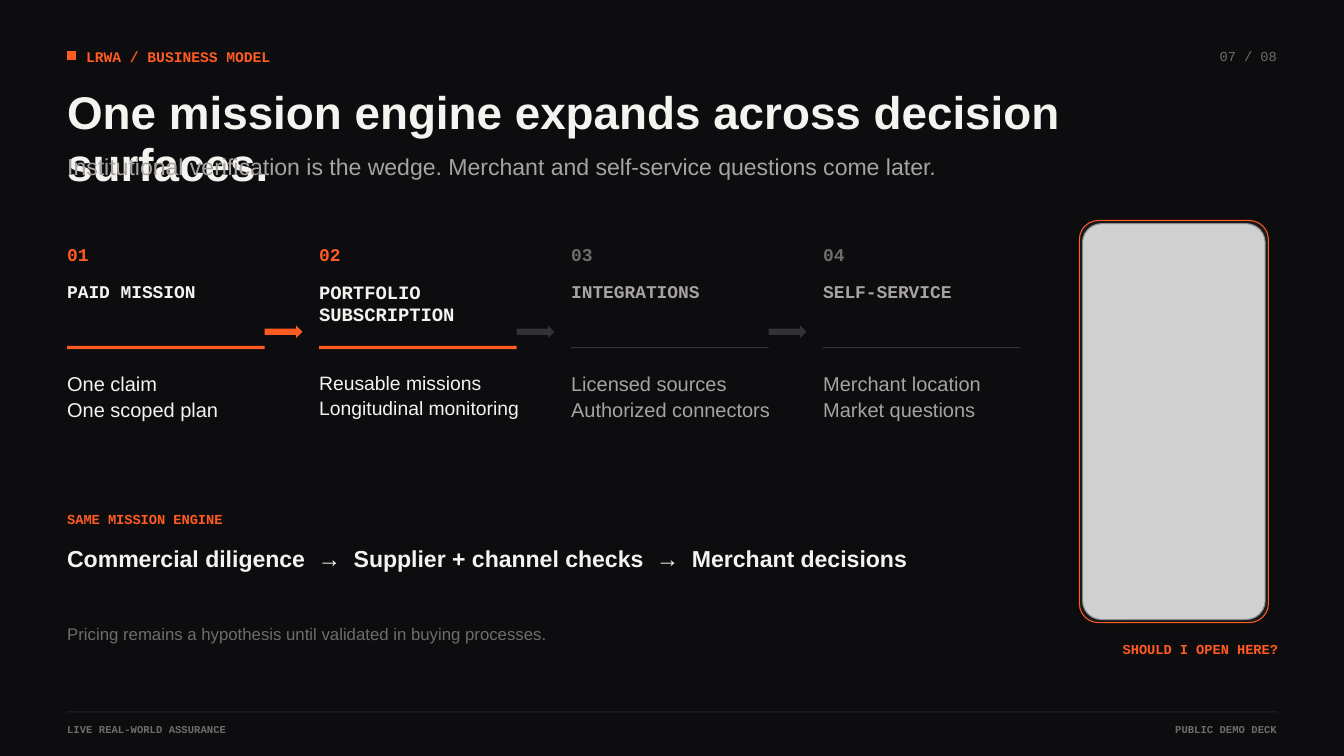
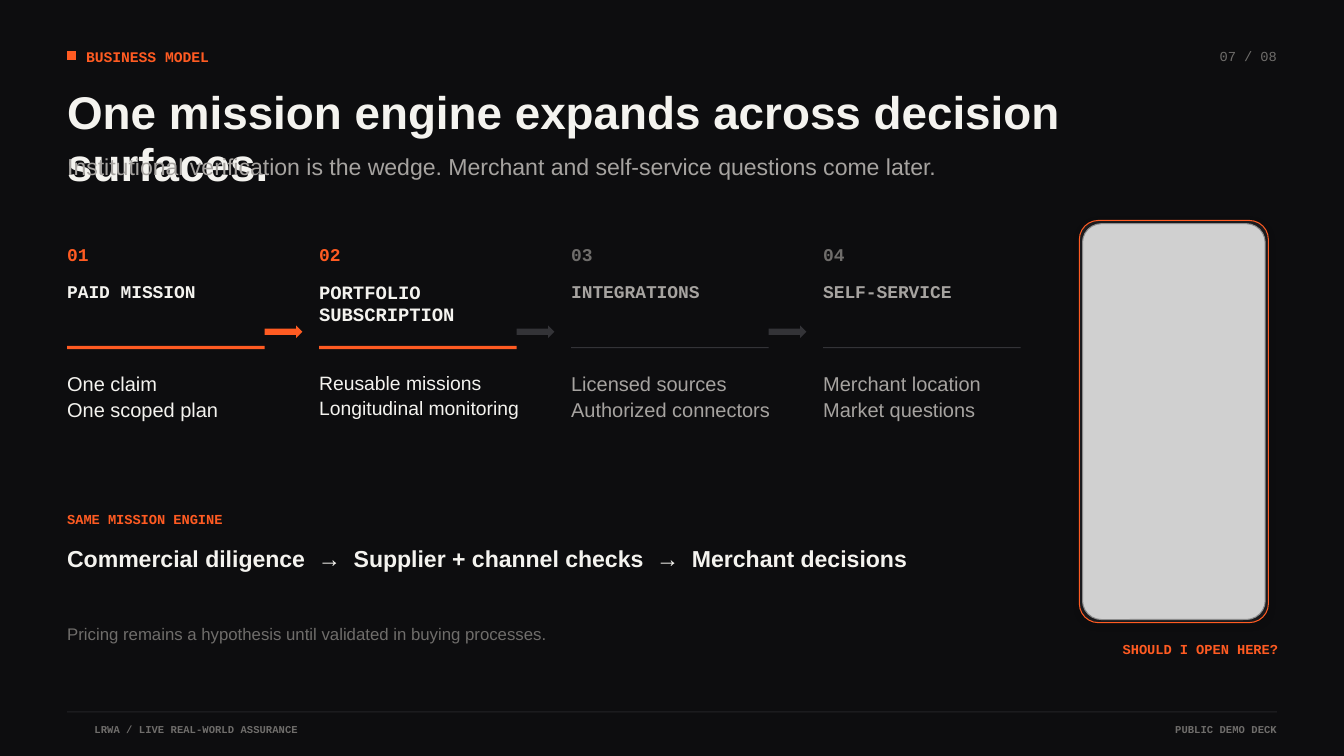
Before and after one commit to 0xWeakSheep/lrwa-agent-web, a slide deck: slide 7 of public/materials/LRWA_Seed_Deck.pptx. Drawn at 1344x756 pixels with LibreOffice and Linux fonts; fonts in the diff are those of the drawing; grey boxes stand for pictures; background and template pictures are left out. Boxes give left, top, right and bottom in pixels: in the first picture for what was removed or moved away, otherwise in the second. Text is boxed around its words. In the diff, an @@ line names an element or a change of style, - is before the commit and + after.

```diff
--- a/public/materials/LRWA_Seed_Deck.pptx
+++ b/public/materials/LRWA_Seed_Deck.pptx
@@ text at [86, 52, 209, 62]: text changed @@
-LRWA / BUSINESS MODEL
+BUSINESS MODEL
@@ text at [94, 726, 298, 733]: text changed @@
-LIVE REAL-WORLD ASSURANCE
+LRWA / LIVE REAL-WORLD ASSURANCE
```
Also in this commit, not shown: 7 other slides changed, 20 other files.
